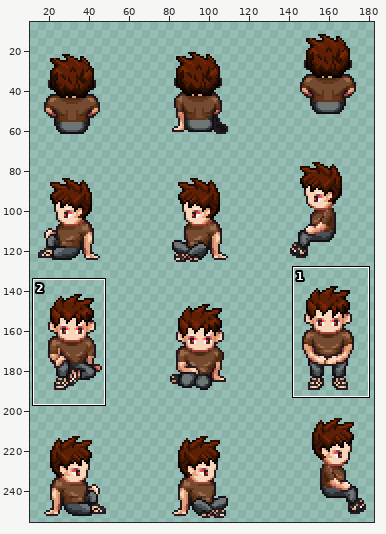
Sprite sheet, stored at public/assets/player/sit.png. The first picture is a wide view before the edit; the outline marks the close-up.
Close-up. First the earlier version:
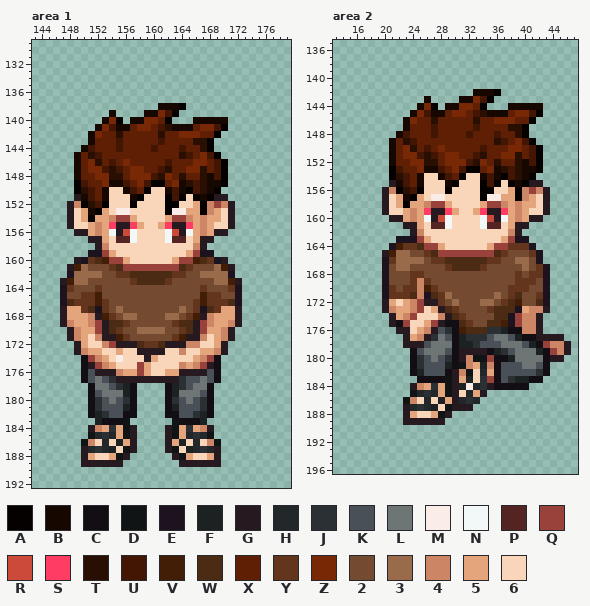
The file is 192x256 pixels. Colours within 5 levels of each other are drawn and written as one. Shown: area 1: x 143..179, y 129..192; area 2: x 13..47, y 135..196. The wide view leaves out empty margins. The commit also changed other parts of the picture, which this record leaves out.
Palette (. is transparent): A #050100  B #160701  C #130d14  D #101414  E #1d131e  F #1c2222  G #271920  H #22282a  J #2a3034  K #4a5057  L #6e7675  M #faece7  N #f2f7f8  P #532421  Q #99423c  R #cb4a39  S #ff3d62  T #290e02  U #421603  V #411e05  W #4b2b13  X #5f1f04  Y #62351c  Z #792806  2 #744b30  3 #996b4a  4 #cc8665  5 #e4a47c  6 #f9d5ba
Pixels before, area 1, first column x 147:
138 ..............BBBA........
139 .......B....BBZUA.........
140 ......BZA.BBZZXA...BBBBB..
141 .....BZUBBXZZXUTBBBXZZUA..
142 ....BZXXTXXXXXTXXZZZXXA...
143 ....BXXXUXXXXXUXXXXTTA....
144 ...BUXXXUXXXXUXXXUXXTA....
145 ..BXTUXXXXXXXXXXXTUXZUA...
146 ..BXZTXUXZXXXXXUXXXZZXUA..
147 ..BXZZUTUXZZXXUTXXZZTXUA..
148 ..BXXZZTTXZZZUTZXTXXTBUA..
149 ..AUXXZBBUXZUAAXZBTUTBBA..
150 ..ATUXB66BUXA66BUBAUTBA...
151 ..GBUXB666BA666AUA6ABAGG..
152 .G4ATUA666A6666AA665A4Q4G.
153 .G65BA56MM66666AMM55A456G.
154 .G65A554QQ566665QQ454556G.
155 .G66545SGGS5665SGGS54566G.
156 ..GG545NGRN6666NRGN545GG..
157 ....GG56PPN6666NPP65GG....
158 .....G46666666666664G.....
159 ....EEQ566666666665QEE....
160 ..GEYWVQQ56666665QQVWYEG..
161 .GV3222YWQQQQQQQQWY2223VG.
162 .E333322YYWWWWWWYY223333E.
163 GV33222222YWWWWY22222233VG
164 EY222Y22222222222222Y222YE
165 E22YYV22222222222222VYY22E
166 EWYYYVY222222222222YVYYYWE
167 G55YWEY232222222232YEWY55G
168 G5554GVY2332222332YVG4555G
169 G4554QGWWY222222YWWGQ4554G
170 .G455QGWY22333322YWGQ554G.
171 .G4564GGVY222222YVGG4654G.
172 ..G5664QGGGWYYWGGG44665G..
173 ..G45566566GGGG66466554G..
174 ...CQ456M666G56666654QC...
175 ...CGQ45666Q56666454QGC...
176 ...CKGGG455Q56655GGGGKC...
177 ...CKLKJGGGGGGGGGJKKLKC...
178 ....CLLKJFC....CFJKLLC....
179 ....CKLLLFC....CFLLLKC....
180 ....CJKLKJC....CJKLKJC....
181 ....CJKKKFC....CFKKKJC....
182 ....CFJKKCC....CCKKJFC....
183 .....FCCCD......DCCCF.....
184 ....G45J5DG....GD5J54G....
185 ....DHJH5DG....GD5HJHD....
186 ...D46H6F5G....G5F6H64D...
187 ...GHJHF6DG....GD6FHJHG...
188 ...G5665DG......GD5665G...
189 ...GGGGGG........GGGGGG...
Pixels before, area 2, first column x 20:
142 .............BBBA..........
143 ......B....BBZUA...........
144 .....BZA.BBZZXA...BBBBB....
145 ....BZUBBXZZXUTBBBXZZUA....
146 ...BZXXTXXXXXTXXZZZXXA.....
147 ...BXXXUXXXXXUXXXXTTA......
148 ..BUXXXUXXXXUXXXUXXTA......
149 .BXTUXXXXXXXXXXXTUXZUA.....
150 .BXZTXUXZXXXXXUXXXZZXUA....
151 .BXZZUTUXZZXXUTXXZZTXUA....
152 .BXXZZTTXZZZUTZXTXXTBUA....
153 .AUXXZBBUXZUAAXZBTUTBBA....
154 .ATUXB66BUXA66BUBAUTBA.....
155 .GBUXB666BA666AUA6ABAGG....
156 G4ATUA666A6666AA665A4Q4G...
157 G65BA56MM66666AMM55A456G...
158 G65A554QQ566665QQ454556G...
159 G66545SGGS5665SGGS54566G...
160 .GG545NGRN6666NRGN545GG....
161 ...GG56PPN6666NPP65GG......
162 ....G46666666666664G.......
163 ..EEEQ566666666665QEE......
164 .EVYYWQQ56666665QQYYYE.....
165 GV3322YWQQQQQQQQWY222YE....
166 EY33332YYWWWWWWYY22332E....
167 E23322222YWWWWY2222232YE...
168 E222YY2222222222222Y2YYE...
169 E222Y4Y222222222222YYY2E...
170 EY2YY4VY2222222222YYY22E...
171 EYYYW4EWY322222232YW22YE...
172 G5654QGGY23222332YWV22WE...
173 G4554Q65GWY2222YWWWE544G...
174 .G54Q6664GWY2222WWEQ44G....
175 .GCQ665QGCCWY22WWVEQ44G....
176 ..GG654GKJCVWWWJJFCC44G....
177 ...G54GJLKCFJJJKLLKFCCGGGG.
178 ...GGGKLLLCFFJKKKLLLKFCQ44G
179 ....CKLLLKCGGGGCFJKLLLFCQ4G
180 ....CJKLKJCG4DDQCCFLLLLCGG.
181 ....CJKKKFCD45F4CKKKLLKC...
182 ....CFKKKCG4D6H5CKKKKKJC...
183 .....CCCCDG5F6JQCKJFFCC....
184 ....G45J5DGFMHJGCCCCC......
185 ....DHJH5DG6H5G............
186 ...D46H6F5GHJH.............
187 ...GHJHF6DGGG..............
188 ...G5665DG.................
189 ...GGGGGG..................
After:
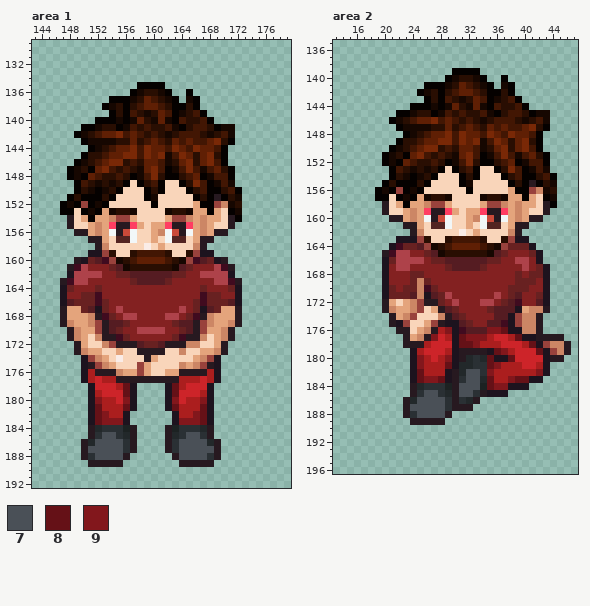
Colours new in this view: 7 #4a5057  8 #651117  9 #82171c
Diff:
colour 2: #744b30 -> #832121
colour 3: #996b4a -> #ae424a
colour K: #4a5057 -> #ab1e1e
colour L: #6e7675 -> #cd2429
colour V: #411e05 -> #400b1f
colour W: #4b2b13 -> #551c22
colour Y: #62351c -> #682121
Area 1:
y 135: x 158..161 .... -> AAAA
y 136: x 157..162 ...... -> ABTTBA; x 165 . -> A
y 137: x 154..163 .......... -> AAABTXUTBA; x 165..166 .. -> BA
y 138: x 153..163 ........BBB -> ABTATUXXUTA; x 165..166 .. -> TA
y 139: x 154..158 B.... -> ATAUT; x 160..161 BZ -> TX; x 164..167 .... -> BTUA
y 140: x 152..156 .BZA. -> AAABA; x 158..160 BZZ -> XTB; x 162..170 A...BBBBB -> BAUTTUA..
y 141: x 150..151 .. -> AA; x 153..155 ZUB -> TTA; x 157..162 XZZXUT -> UTUTTU; x 164..171 BBXZZUA. -> ATUUTABB
y 142: x 149..152 ..BZ -> ABTU; x 155..156 TX -> ZU; x 158..160 XXX -> UTU; x 162..171 XXZZZXXA.. -> BTUUUTBTUB
y 143: x 150 . -> A; x 152..156 XXXUX -> BBBTT; x 158..159 XX -> TU; x 162 X -> T; x 164 X -> U; x 166..171 TTA... -> UUXZTA
y 144: x 150..155 BUXXXU -> .ABTUX; x 157..160 XXXU -> ZUZX; x 162..170 XXUXXTA.. -> UZXUZXXUA
y 145: x 149..150 BX -> .A; x 152..153 UX -> TU; x 156..159 XXXX -> ZZUZ; x 161..170 XXXTUXZUA. -> ZBUZXTXZTA
y 146: x 149..152 BXZT -> ABTU; x 154..158 UXZXX -> ZZTUT; x 161..163 XUX -> UBT; x 165..168 XZZX -> ZTXZ
y 147: x 148 . -> A; x 150..158 XZZUTUXZZ -> TAXZUTUTB; x 160 X -> Z; x 162..164 TXX -> ABU; x 166..171 ZTXUA. -> UBUXTA
y 148: x 148 . -> A; x 150 X -> A; x 152..153 ZZ -> UT; x 155..160 TXZZZU -> UTABUZ; x 162..163 ZX -> AA; x 165 X -> U; x 167 T -> A; x 170..171 A. -> UA
y 149: x 151..153 XXZ -> TBT; x 155..160 BUXZUA -> TA6ATU; x 162..164 XZB -> 66A; x 166..168 UTB -> ZUA; x 170..171 A. -> UB
y 150: x 151..152 UX -> BA; x 154..158 66BUX -> TA666; x 160..164 66BUB -> TA666; x 166..168 UTB -> TUA; x 170..172 ... -> TUA
y 151: x 148..154 .GBUXB6 -> ATAAATA; x 157..160 BA66 -> 66AB; x 162..164 AUA -> 666; x 167 B -> T; x 170..172 G.. -> ATB
y 152: x 147..152 .G4ATU -> ABAQAB; x 157 A -> 6; x 160 6 -> A; x 162..163 AA -> 66; x 168 4 -> A; x 171..172 G. -> BT
y 153: x 147..148 .G -> AA; x 150 5 -> A; x 154..157 6MM6 -> BTTB; x 162..165 AMM5 -> BTTB; x 167..168 A4 -> 5A; x 171..172 G. -> AB
y 154: x 172 . -> A
y 155: x 160 6 -> 5
y 156: x 160..161 66 -> 54
y 157: x 160 6 -> 5
y 158: x 159 6 -> M; x 161 6 -> 5
y 159: x 154 5 -> T; x 157..162 666666 -> TUUUUT; x 165 5 -> T
y 160: x 155..164 Q56666665Q -> BTUXXXXUTB
y 161: x 156..163 QQQQQQQQ -> BTTTTTTB
y 174..176: x 150 C -> E; x 169 C -> E
y 177: x 150 C -> E; x 154 J -> K; x 164 J -> K; x 169 C -> E
y 178: x 151 C -> E; x 154..157 KJFC -> LK8E; x 162..165 CFJK -> E8KL; x 168 C -> E
y 179: x 151 C -> E; x 156..157 FC -> 8E; x 162..163 CF -> E8; x 168 C -> E
y 180: x 151..152 CJ -> E9; x 154..157 LKJC -> KL9E; x 162..165 CJKL -> E9LK; x 167..168 JC -> 9E
y 181: x 151..152 CJ -> E8; x 156..157 FC -> 8E; x 162..163 CF -> E8; x 167..168 JC -> 8E
y 182: x 151..153 CFJ -> E89; x 156..157 CC -> E.; x 162..163 CC -> .E; x 166..168 JFC -> 98E
y 183: x 151..156 .FCCCD -> E8999E; x 163..168 DCCCF. -> E9998E
y 184: x 152..153 45 -> HJ; x 155..156 5D -> JF; x 163..164 D5 -> FJ; x 166..167 54 -> JH
y 185: x 151..156 DHJH5D -> GJ77JH; x 163..168 D5HJHD -> HJ77JG
y 186: x 150..156 D46H6F5 -> GH7777J; x 163..169 5F6H64D -> J7777HG
y 187: x 151..156 HJHF6D -> 77777J; x 163..168 D6FHJH -> J77777
y 188: x 151..155 5665D -> J7777; x 164..168 D5665 -> 7777J
y 189: x 150 G -> .; x 169 G -> .
Area 2:
y 139: x 30..33 .... -> AAAA
y 140: x 29..34 ...... -> ABTTBA; x 37 . -> A
y 141: x 26..35 .......... -> AAABTXUTBA; x 37..38 .. -> BA
y 142: x 25..35 ........BBB -> ABTATUXXUTA; x 37..38 .. -> TA
y 143: x 26..30 B.... -> ATAUT; x 32..33 BZ -> TX; x 36..39 .... -> BTUA
y 144: x 24..28 .BZA. -> AAABA; x 30..32 BZZ -> XTB; x 34..42 A...BBBBB -> BAUTTUA..
y 145: x 22..23 .. -> AA; x 25..27 ZUB -> TTA; x 29..34 XZZXUT -> UTUTTU; x 36..43 BBXZZUA. -> ATUUTABB
y 146: x 21..24 ..BZ -> ABTU; x 27..28 TX -> ZU; x 30..32 XXX -> UTU; x 34..43 XXZZZXXA.. -> BTUUUTBTUB
y 147: x 22 . -> A; x 24..28 XXXUX -> BBBTT; x 30..31 XX -> TU; x 34 X -> T; x 36 X -> U; x 38..43 TTA... -> UUXZTA
y 148: x 22..27 BUXXXU -> .ABTUX; x 29..32 XXXU -> ZUZX; x 34..42 XXUXXTA.. -> UZXUZXXUA
y 149: x 21..22 BX -> .A; x 24..25 UX -> TU; x 28..31 XXXX -> ZZUZ; x 33..42 XXXTUXZUA. -> ZBUZXTXZTA
y 150: x 21..24 BXZT -> ABTU; x 26..30 UXZXX -> ZZTUT; x 33..35 XUX -> UBT; x 37..40 XZZX -> ZTXZ
y 151: x 20 . -> A; x 22..30 XZZUTUXZZ -> TAXZUTUTB; x 32 X -> Z; x 34..36 TXX -> ABU; x 38..43 ZTXUA. -> UBUXTA
y 152: x 20 . -> A; x 22 X -> A; x 24..25 ZZ -> UT; x 27..32 TXZZZU -> UTABUZ; x 34..35 ZX -> AA; x 37 X -> U; x 39 T -> A; x 42..43 A. -> UA
y 153: x 23..25 XXZ -> TBT; x 27..32 BUXZUA -> TA6ATU; x 34..36 XZB -> 66A; x 38..40 UTB -> ZUA; x 42..43 A. -> UB
y 154: x 23..24 UX -> BA; x 26..30 66BUX -> TA666; x 32..36 66BUB -> TA666; x 38..40 UTB -> TUA; x 42..44 ... -> TUA
y 155: x 20..26 .GBUXB6 -> ATAAATA; x 29..32 BA66 -> 66AB; x 34..36 AUA -> 666; x 39 B -> T; x 42..44 G.. -> ATB
y 156: x 19..24 .G4ATU -> ABAQAB; x 29 A -> 6; x 32 6 -> A; x 34..35 AA -> 66; x 40 4 -> A; x 43..44 G. -> BT
y 157: x 19..20 .G -> AA; x 22 5 -> A; x 26..29 6MM6 -> BTTB; x 34..37 AMM5 -> BTTB; x 39..40 A4 -> 5A; x 43..44 G. -> AB
y 158: x 44 . -> A
y 159: x 32 6 -> 5
y 160: x 32..33 66 -> 54
y 161: x 32 6 -> 5
y 162: x 31 6 -> M; x 33 6 -> 5
y 163: x 26 5 -> T; x 29..34 666666 -> TUUUUT; x 37 5 -> T
y 164: x 27..36 Q56666665Q -> BTUXXXXUTB
y 165: x 28..35 QQQQQQQQ -> BTTTTTTB
y 175: x 22 C -> E; x 29..30 CC -> EE
y 176: x 29..30 JC -> 9E; x 35..39 JJFCC -> 998EE
y 177: x 27 J -> 9; x 30..34 CFJJJ -> E8999; x 39..41 FCC -> 8EE
y 178: x 30..33 CFFJ -> E889; x 41..42 FC -> 8E
y 179: x 24 C -> E; x 30 C -> E; x 35..37 CFJ -> E89; x 42..43 FC -> 8E
y 180: x 24..25 CJ -> E9; x 29..30 JC -> 9E; x 32..38 4DDQCCF -> HJH8EE8; x 43 C -> E
y 181: x 24..25 CJ -> E9; x 29..36 FCD45F4C -> 8EHHJJ89; x 43 C -> E
y 182: x 24..25 CF -> E8; x 29 C -> E; x 31..36 4D6H5C -> H77J9K; x 42..43 JC -> 9E
y 183: x 24..29 .CCCCD -> E8998E; x 31..36 5F6JQC -> J77H8K; x 38..42 JFFCC -> 988EE
y 184: x 25..26 45 -> HJ; x 28..29 5D -> JF; x 31..40 FMHJGCCCCC -> 777F899EEE
y 185: x 24..29 DHJH5D -> GJ77JH; x 31..33 6H5 -> 77J; x 35..37 ... -> EEE
y 186: x 23..29 D46H6F5 -> GH7777J; x 31..33 HJH -> JHG
y 187: x 24..29 HJHF6D -> 77777J
y 188: x 24..28 5665D -> J7777
y 189: x 23 G -> .
